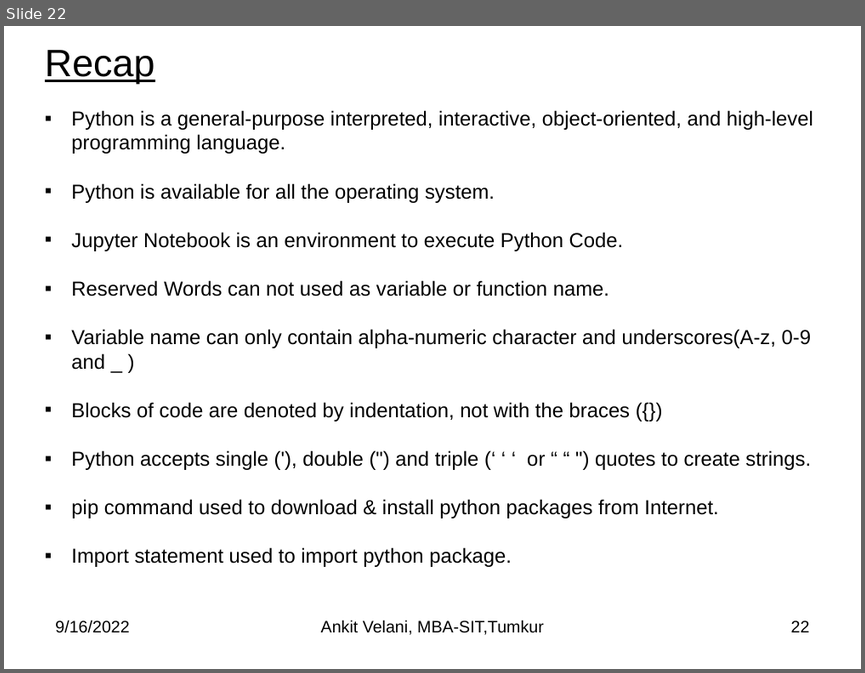
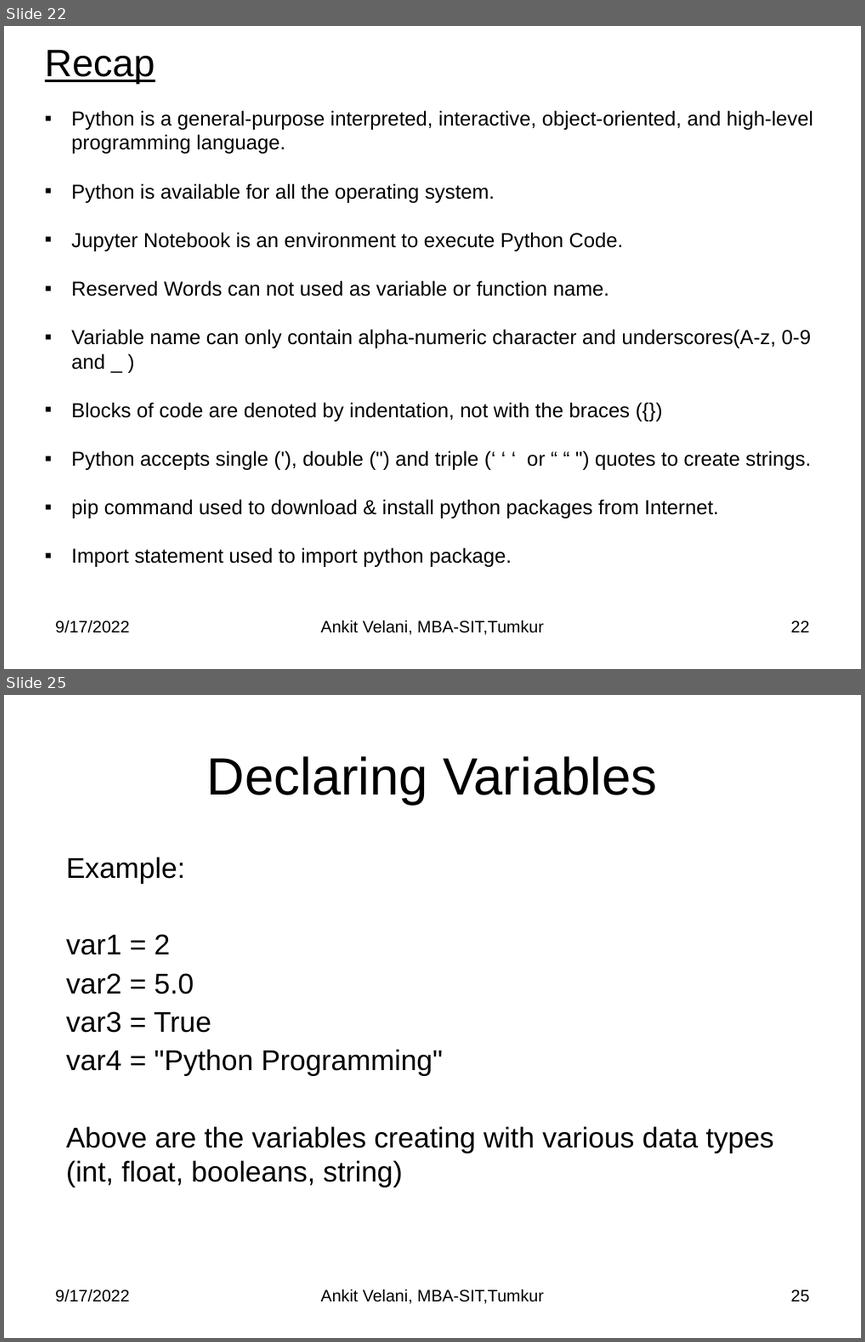
Before and after one commit to sitmbadept/sitmbadept.github.io, a slide deck: BDTM/Python/Unit-4-Python-Programming.pptx. Shown one above the other, each under a label of ours: slide 22 before the commit, slides 22 and 25 after it; the slides between them are not shown. The pictures are 865x673 and 865x1342 pixels, drawn with LibreOffice and Linux fonts; fonts in the diff are those of the drawing. Boxes give left, top, right and bottom in pixels: in the first picture for what was removed or moved away, otherwise in the second. Text is boxed around its words. In the diff, an @@ line names an element or a change of style, - is before the commit and + after.

```diff
--- a/BDTM/Python/Unit-4-Python-Programming.pptx
+++ b/BDTM/Python/Unit-4-Python-Programming.pptx
@@ slide 25 added at bbox=[4, 695, 861, 1338], background #FFFFFF @@
@@ title added at bbox=[207, 756, 657, 805], 44 pt, text #000000 @@
+Declaring Variables
@@ text added at bbox=[66, 857, 774, 1187], 24 pt, text #000000 @@
+Example:
+var1 = 2
+var2 = 5.0
+var3 = True
+var4 = "Python Programming"
+Above are the variables creating with various data types (int, float, booleans, string)
@@ text added at bbox=[55, 1288, 129, 1302], 14 pt, text #000000 @@
+9/17/2022
@@ text added at bbox=[321, 1288, 544, 1304], 14 pt, text #000000 @@
+Ankit Velani, MBA-SIT,Tumkur
@@ page number added at bbox=[791, 1289, 810, 1302], 14 pt, text #000000 @@
+25
@@ slide 22 changed as well @@
@@ text at bbox=[55, 619, 129, 633]: text changed @@
-9/16/2022
+9/17/2022
```
Also in this commit, not shown: 20 other slides changed, 41 other slides added.
